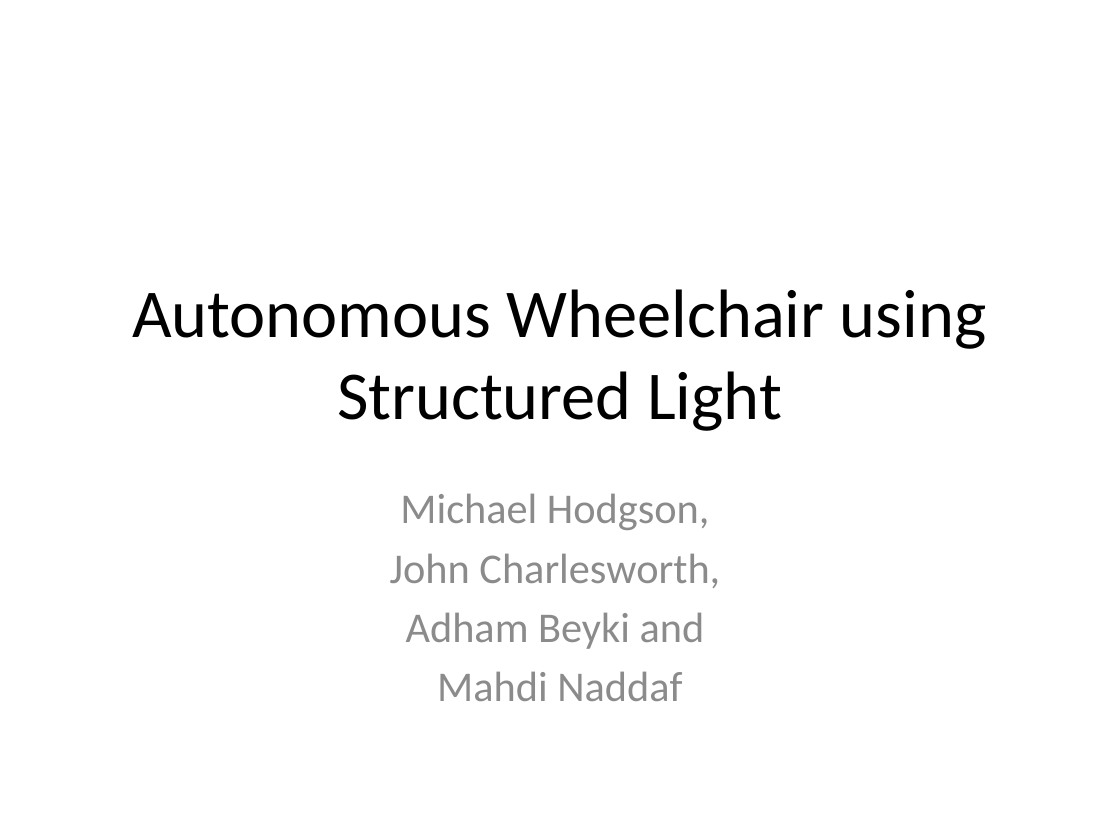
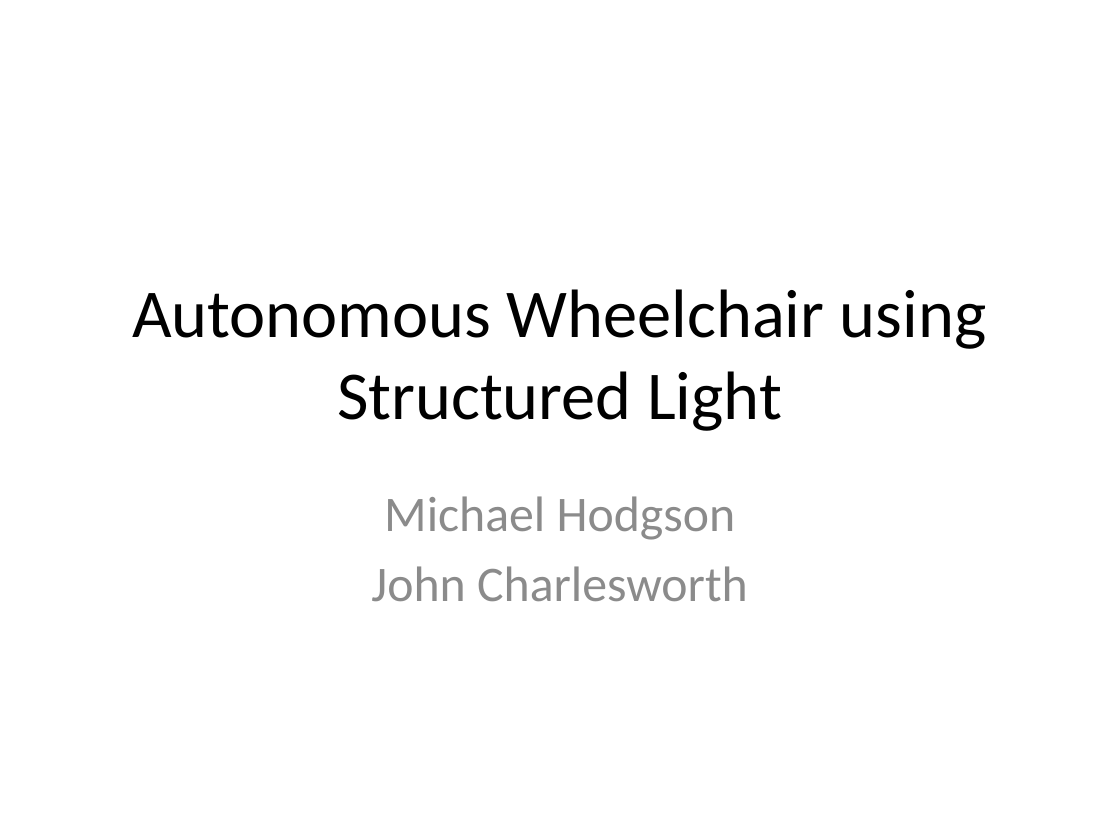
Before and after one commit to michaelwh/kinect-wheelchair, a slide deck: slide 1 of Autonomous Wheelchair using Structured Light.pptx. Drawn at 1120x840 pixels with LibreOffice and Linux fonts; fonts in the diff are those of the drawing. Boxes give left, top, right and bottom in pixels: in the first picture for what was removed or moved away, otherwise in the second. Text is boxed around its words. In the diff, an @@ line names an element or a change of style, - is before the commit and + after.

Commit message:
ppt updated

```diff
--- a/Autonomous Wheelchair using Structured Light.pptx
+++ b/Autonomous Wheelchair using Structured Light.pptx
@@ subtitle at box(371, 496, 748, 601): text changed; size 27.2 to 32 pt @@
-Michael Hodgson,
-John Charlesworth,
-Adham Beyki and
-Mahdi Naddaf
+Michael Hodgson
+John Charlesworth
```
Also in this commit, not shown: 7 other slides changed, 9 slides added, 2 slides removed.
